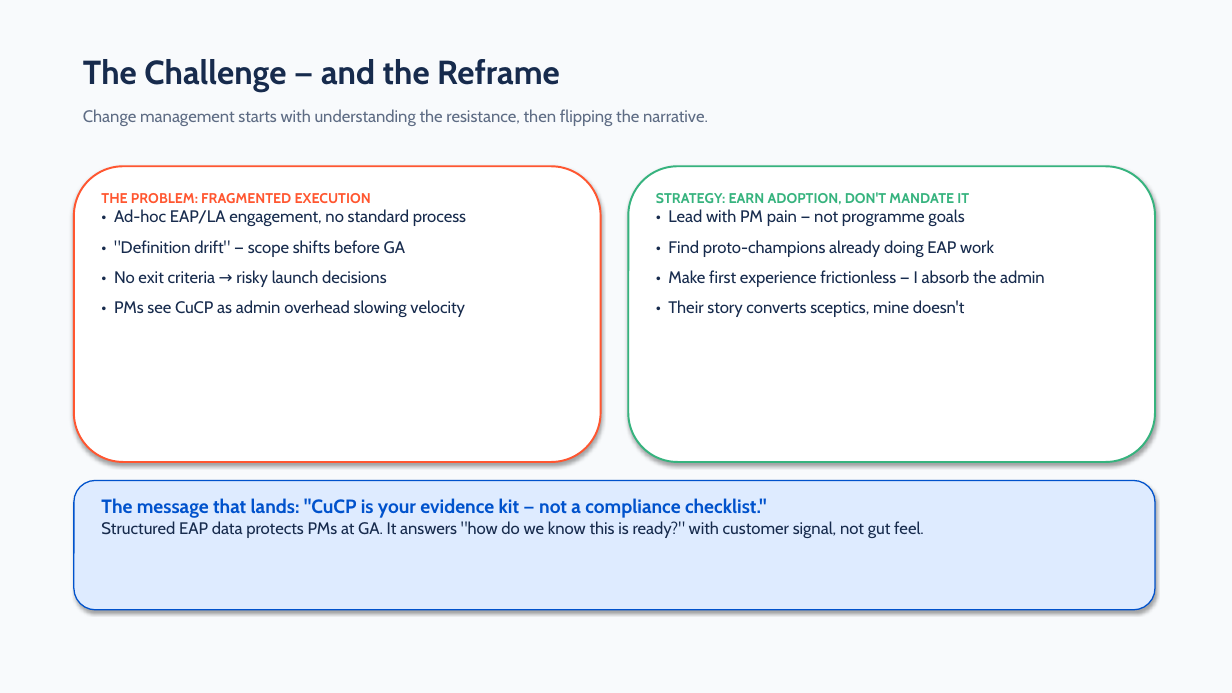
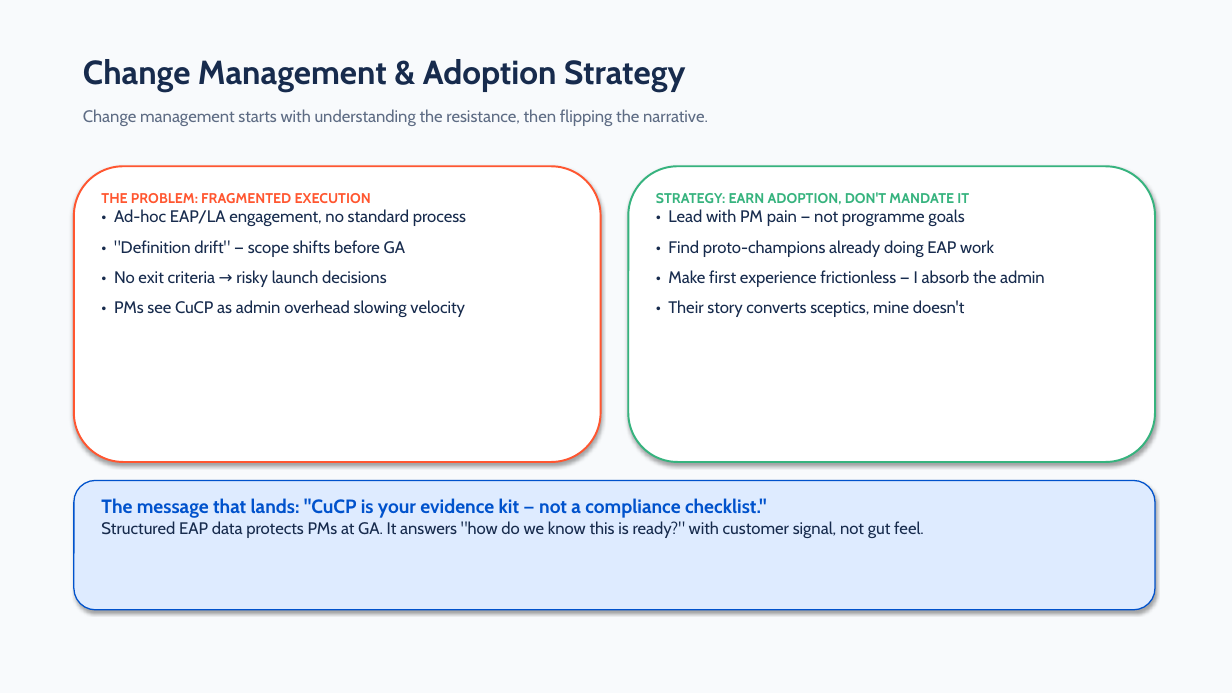
Before and after one commit to vittobh/pm-os, a slide deck: slide 2 of docs/cucp/cucp_presentation.pptx. Drawn at 1232x693 pixels with LibreOffice and Linux fonts; fonts in the diff are those of the drawing. Boxes give left, top, right and bottom in pixels: in the first picture for what was removed or moved away, otherwise in the second. Text is boxed around its words. In the diff, an @@ line names an element or a change of style, - is before the commit and + after.

```diff
--- a/docs/cucp/cucp_presentation.pptx
+++ b/docs/cucp/cucp_presentation.pptx
@@ text at (83,59,685,92): text changed @@
-The Challenge — and the Reframe
+Change Management & Adoption Strategy
```
Also in this commit, not shown: 2 other slides changed, 1 slide added, 3 other files.
